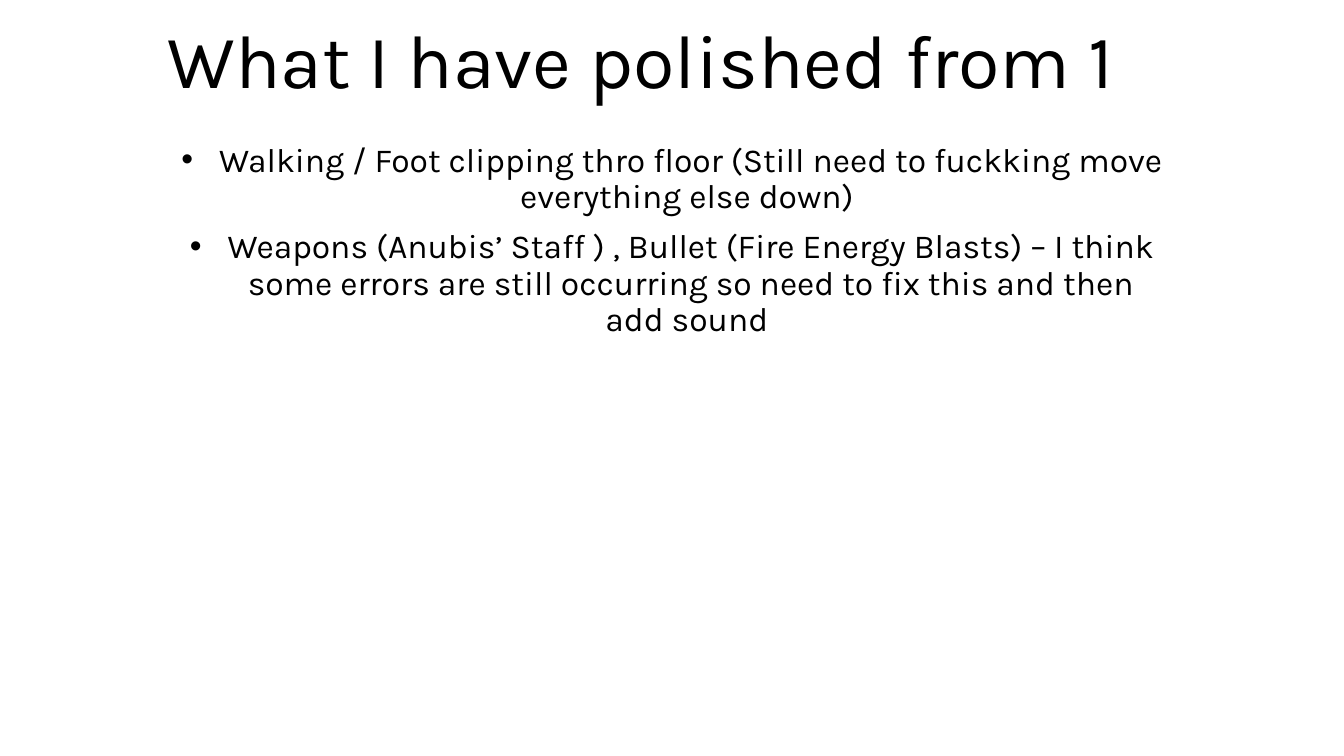
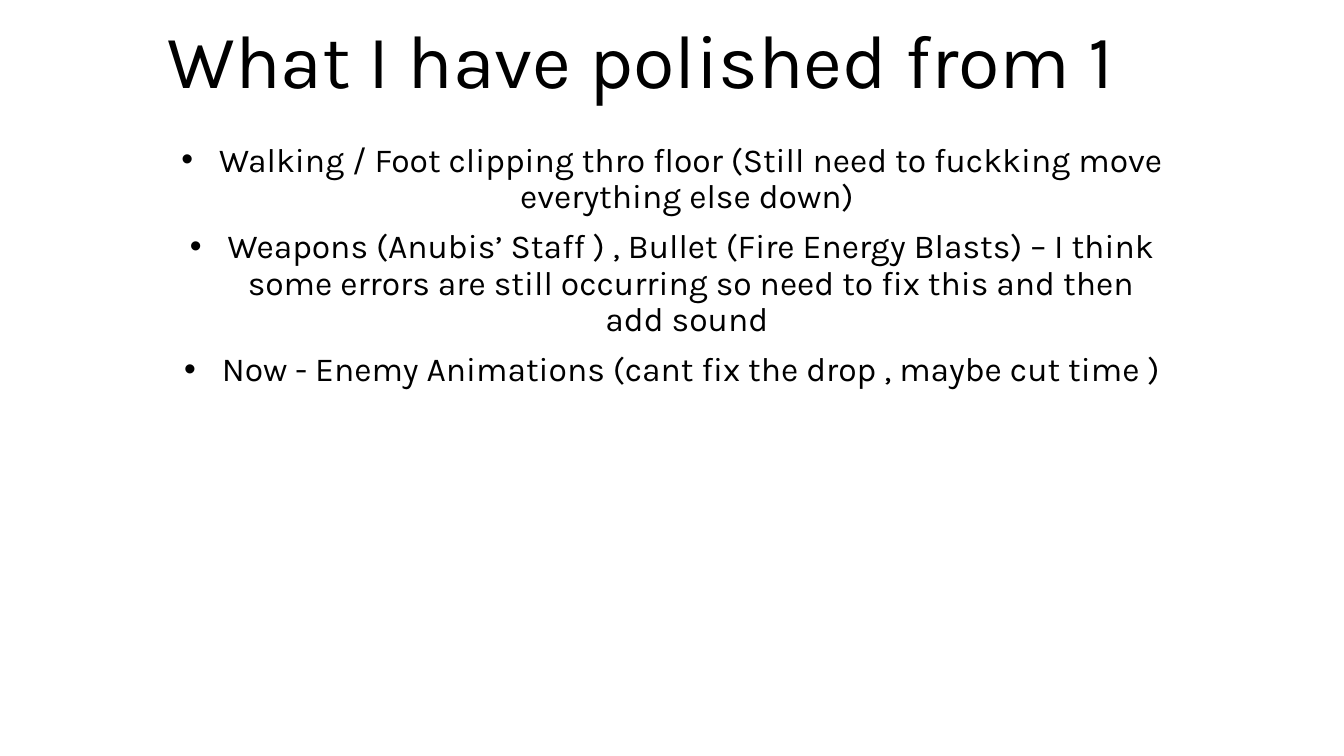
Before and after one commit to Mdot5596/Timeline-Takedown, a slide deck: slide 8 of Documentation/Report/Documentationofstuff.pptx (slide 7 before the commit). Drawn at 1344x756 pixels with LibreOffice and Linux fonts; fonts in the diff are those of the drawing. Boxes give left, top, right and bottom in pixels: in the first picture for what was removed or moved away, otherwise in the second. Text is boxed around its words. In the diff, an @@ line names an element or a change of style, - is before the commit and + after.

```diff
--- a/Documentation/Report/Documentationofstuff.pptx
+++ b/Documentation/Report/Documentationofstuff.pptx
@@ subtitle at (222,357,1139,390): paragraph added @@
+• Now - Enemy Animations (cant fix the drop , maybe cut time )
```
Also in this commit, not shown: 8 slides added, 16 other files.
